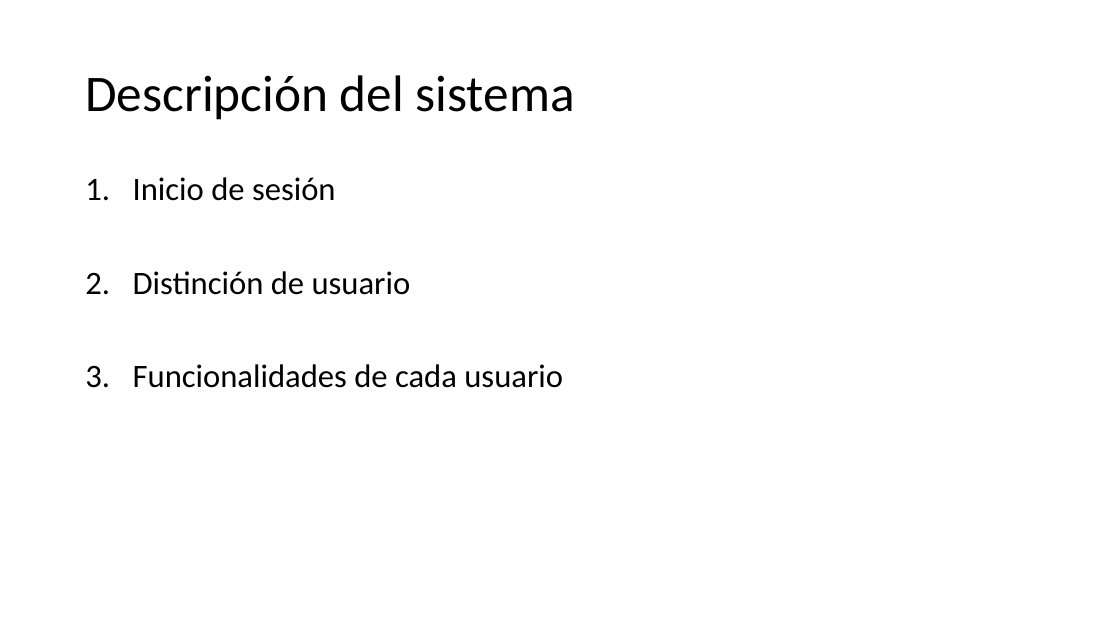
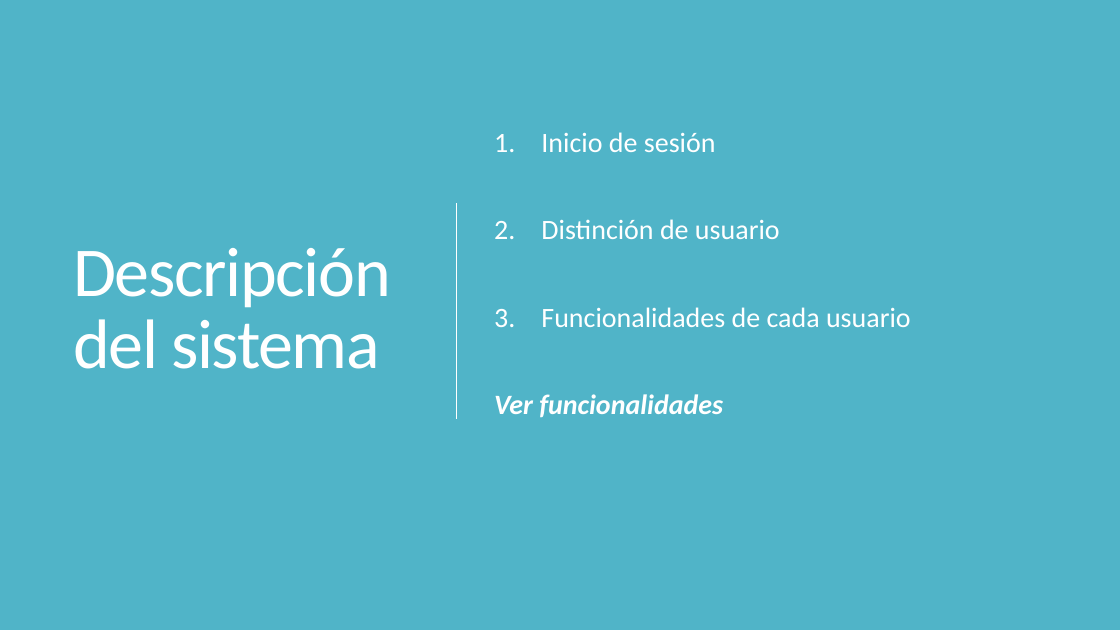
Before and after one commit to javi040898/TFG, a slide deck: slide 6 of Presentacion.pptx (slide 4 before the commit). Drawn at 1120x630 pixels with LibreOffice and Linux fonts; fonts in the diff are those of the drawing. Boxes give left, top, right and bottom in pixels: in the first picture for what was removed or moved away, otherwise in the second. Text is boxed around its words. In the diff, an @@ line names an element or a change of style, - is before the commit and + after.

```diff
--- a/Presentacion.pptx
+++ b/Presentacion.pptx
@@ background #FFFFFF to #000000 @@
@@ rectangle added at bbox=[0, 0, 1120, 630], fill #50B4C8 @@
@@ title "Descripción del sistema": place and size @@
-title "Descripción del sistema" at bbox=[85, 75, 575, 120]
+title "Descripción del sistema" at bbox=[73, 248, 391, 369]
@@ title "Descripción del sistema" at bbox=[73, 248, 391, 369]: size 44 to 60 pt, text colour #000000 to #FFFFFF, letter spacing 0 to -1.2 pt; line spacing 0.9 to 0.85 @@
@@ text "Inicio de sesión": place and size @@
-text "Inicio de sesión" at bbox=[133, 177, 563, 388]
+text "Inicio de sesión" at bbox=[494, 132, 911, 417]
@@ text "Inicio de sesión" at bbox=[494, 132, 911, 417]: vertical alignment top to middle @@
@@ text at bbox=[541, 132, 911, 327]: size 28 to 24 pt, text colour #000000 to #FFFFFF in "Inicio de sesión", "Distinción de usuario", "Funcionalidades de cada usuario"; line spacing 0.9 to 0.85; more space between paragraphs @@
@@ line added from (457, 203) to (457, 419), #FFFFFF 0.75 pt @@
@@ text at bbox=[494, 394, 723, 417]: paragraph added @@
+Ver funcionalidades
```
Also in this commit, not shown: 5 other slides changed, 2 slides added, 22 other files.
